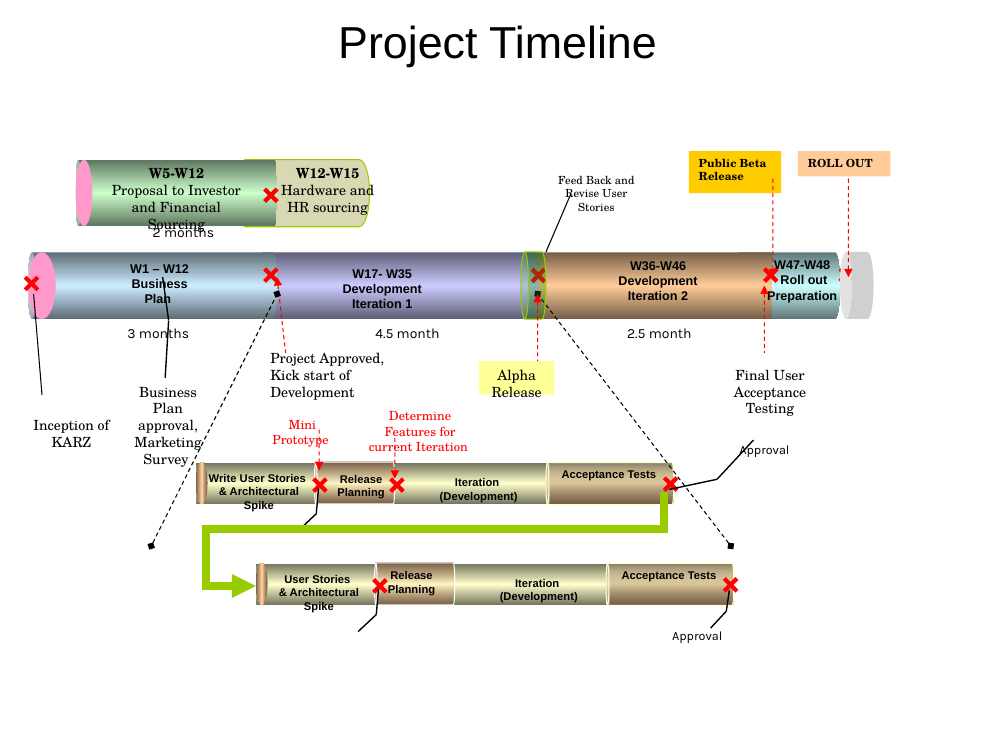
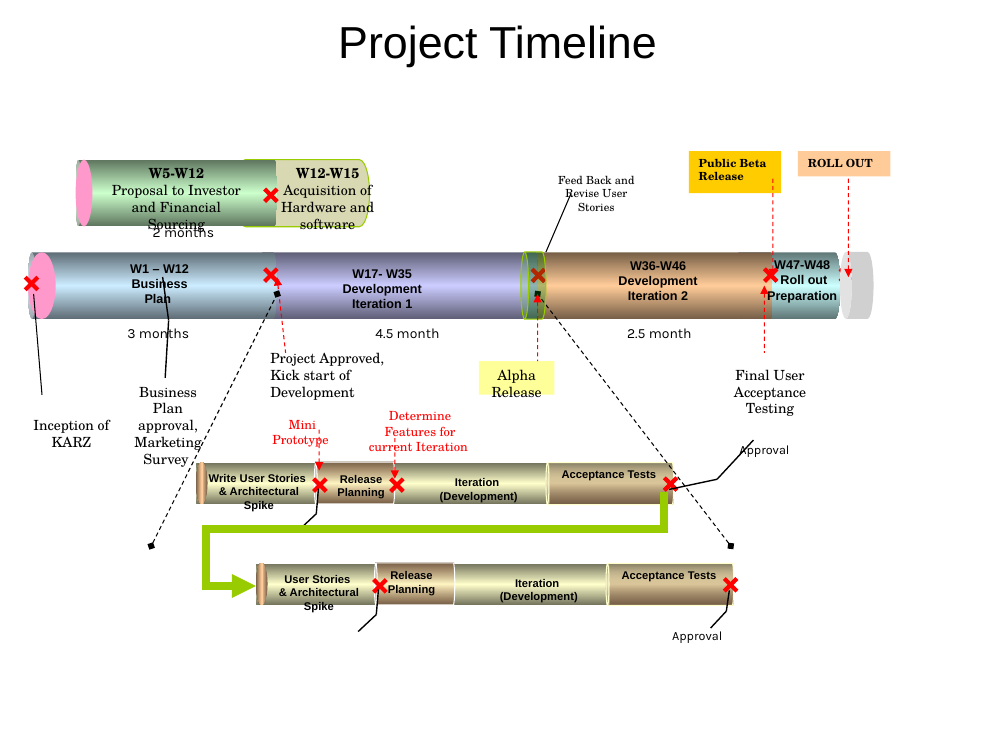
Before and after one commit to sergavster/karz, a slide deck: slide 2 of project-2-technical-plan/Project Karz Timeline.ppt. Drawn at 1008x756 pixels with LibreOffice and Linux fonts; fonts in the diff are those of the drawing; grey boxes stand for pictures. Boxes give left, top, right and bottom in pixels: in the first picture for what was removed or moved away, otherwise in the second. Text is boxed around its words. In the diff, an @@ line names an element or a change of style, - is before the commit and + after.

```diff
--- a/project-2-technical-plan/Project Karz Timeline.ppt
+++ b/project-2-technical-plan/Project Karz Timeline.ppt
@@ text at [281, 182, 374, 234]: text changed @@
-Hardware and HR sourcing
+Acquisition of Hardware and software
```
Also in this commit, not shown: 1 other file.
